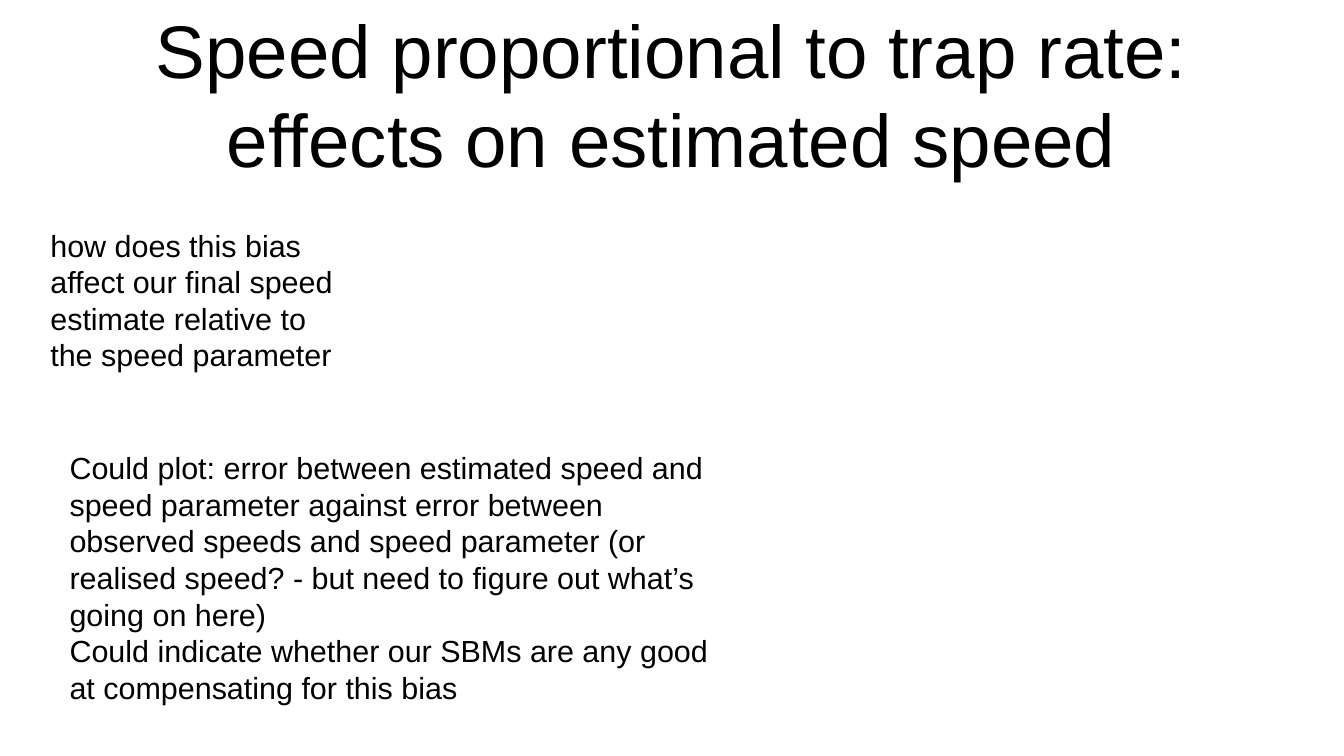
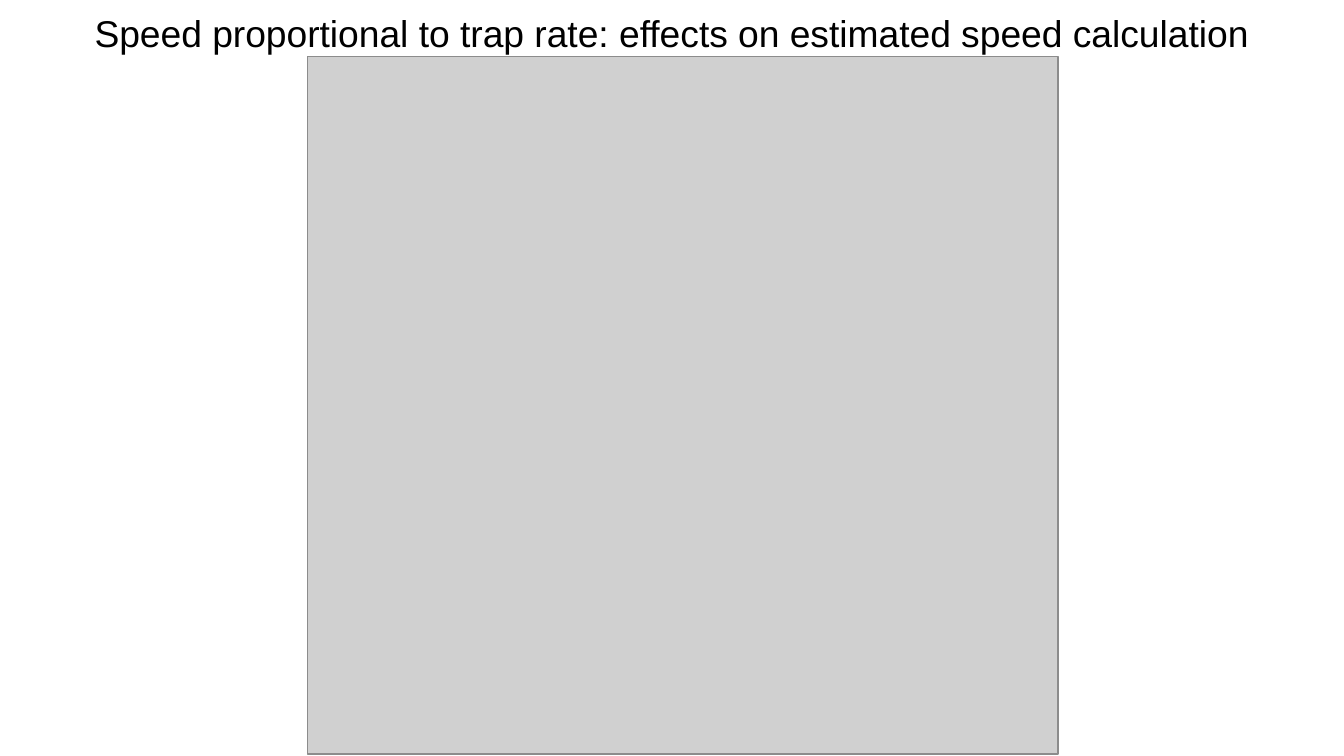
Before and after one commit to lizziebru/CamtrapSimulation, a slide deck: slide 12 of writeup/Camtrapsim_pres.odp. Drawn at 1344x756 pixels with LibreOffice and Linux fonts; fonts in the diff are those of the drawing; grey boxes stand for pictures. Boxes give left, top, right and bottom in pixels: in the first picture for what was removed or moved away, otherwise in the second. Text is boxed around its words. In the diff, an @@ line names an element or a change of style, - is before the commit and + after.

```diff
--- a/writeup/Camtrapsim_pres.odp
+++ b/writeup/Camtrapsim_pres.odp
@@ title at [95, 20, 1249, 55]: text changed; size 44 to 22 pt @@
-Speed proportional to trap rate: effects on estimated speed
+Speed proportional to trap rate: effects on estimated speed calculation
@@ picture added at [307, 57, 1059, 755] @@
@@ text removed at [50, 235, 333, 372] @@
-how does this bias affect our final speed estimate relative to the speed parameter
@@ text removed at [70, 457, 708, 705] @@
-Could plot: error between estimated speed and speed parameter against error between observed speeds and speed parameter (or realised speed? - but need to figure out what’s going on here)
-Could indicate whether our SBMs are any good at compensating for this bias
```
Also in this commit, not shown: 1 other slide changed, 2 slides added, 2 slides removed, 1 other file.
